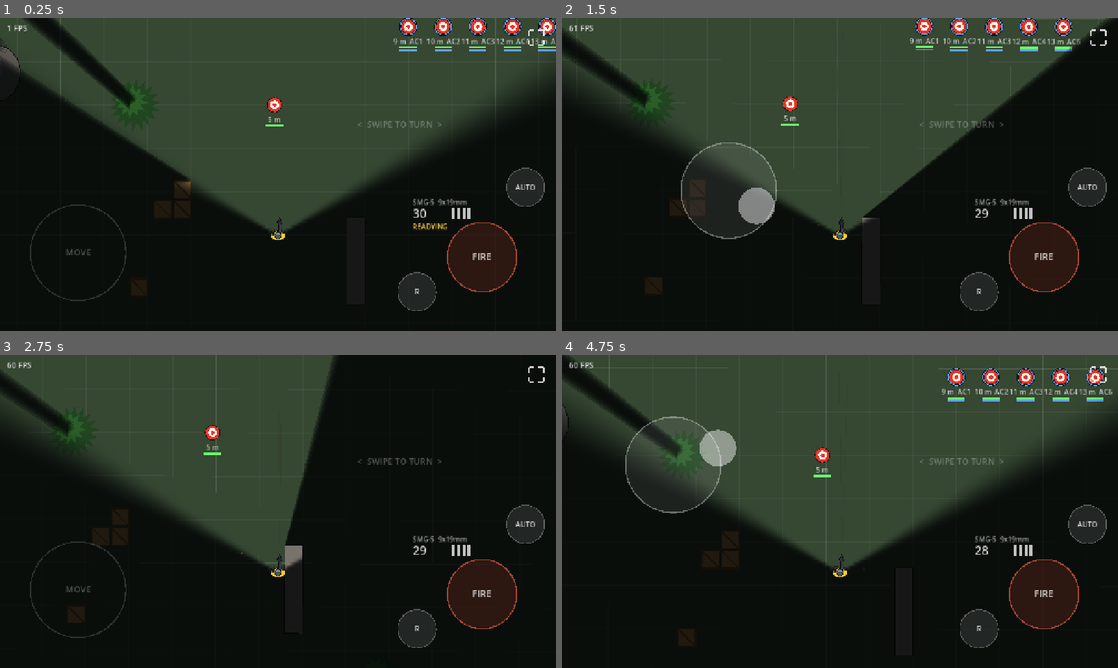
Above: before the commit, frames 1-4 (two rows, left to right).
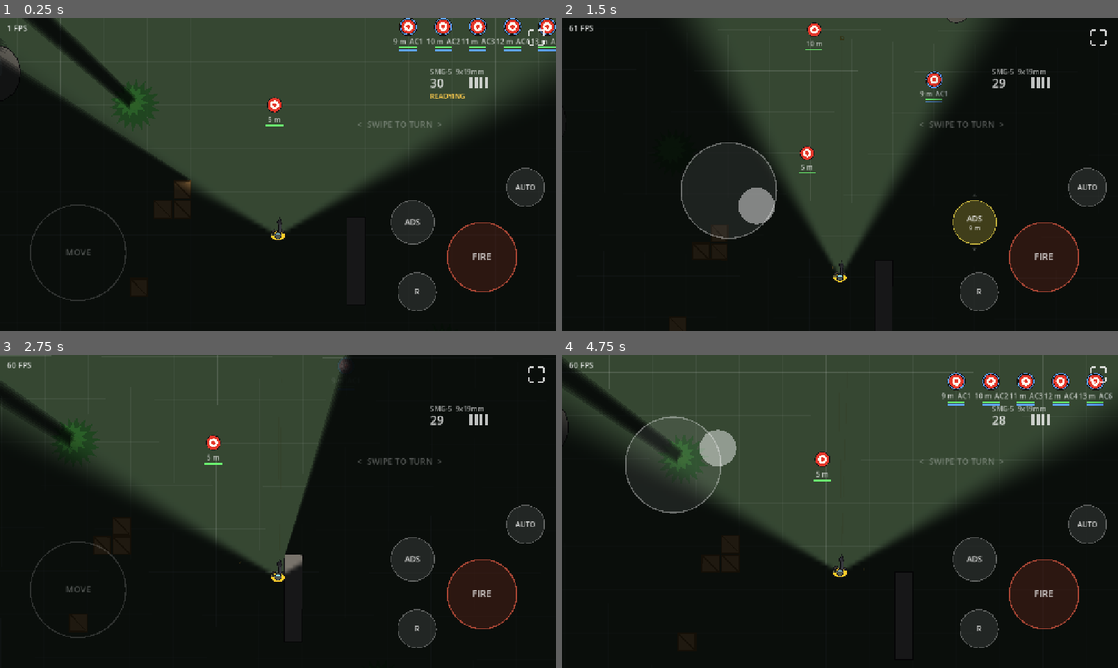
Above: after the commit, the same moments.

Repository: jklrjklr/zhukov
Game: Godot game, scene res://scenes/main.tscn
Same seed, same stepped clock (60 frames per second), same inputs: the game is played once before the commit and once after it.
Inputs (mouse positions are in pixels of both pictures, inside the frame that each line leads up to):
- Up to frame 1 (0.25 s): no input
- Up to frame 2 (1.5 s): tap Enter at 0.5 s; move the mouse to (962, 158) at 0.52 s; hold D 0.53-1.25 s; tap F at 0.6 s; click (962, 158) at 0.67 s; tap Space at 0.77 s; tap Z at 0.8 s; drag from (728, 190) to (812, 237) at 1.27 s
- Up to frame 3 (2.75 s): move the mouse to (333, 442) at 2.02 s; hold D from 2.03 s (still down); tap X at 2.1 s; click (333, 442) at 2.17 s; tap F at 2.3 s
- Up to frame 4 (4.75 s): release D at 2.75 s; drag from (812, 574) to (673, 464) at 2.77 s; move the mouse to (1006, 558) at 3.52 s; hold A 3.53-4.25 s; tap Z at 3.6 s; click (1006, 558) at 3.67 s; tap Space at 3.77 s; tap X at 3.8 s; drag from (673, 464) to (756, 433) at 4.27 s

The runs differ from the first frame. In frame 1, 1.3% of the frame differs, in the area x 70-88%, y 16-73%; in frame 2, 20%, in the area x 0-99%, y 0-85%; in frame 3, 3.9%; in frame 4, 4.4%.

Commit message:
Add aim down sights with landing-point bullets and critical hits
- ADS button: tap toggles, press-swipe vertically sets aim distance (2-20 m);
  while aiming, right-side swipes and FIRE drags also adjust distance
- Aim circle on the ground at the aim distance, radius = current spread there
- Aimed bullets land at a random point in the circle; vertical recoil pushes
  the landing point farther (up to +50%) while the circle stays put;
  anything in the path stops the bullet first, otherwise it hits the ground
- Critical hits: landing point on a target's head (dummy: 8 px sideways,
  0.6 m depth past centre) does 2x damage, shown as CRIT
- ADS narrows sight cone to the weapon's ads_fov (SMG-5: 60 deg), tightens
  spread (x0.6), slows movement (x0.55) and turning, reduces walk sway;
  camera zooms out and shifts so player and aim circle both fit
- Weapon stats: ads_fov, ads_range, ads_spread_mult, ads_move_mult, ads_time()
- Desktop: F toggles ADS, Z/X adjust distance

Co-Authored-By: Claude Opus 5.5 <noreply@anthropic.com>
Claude-Session: https://claude.ai/code/session_01CuvFDQ8S82ziWJ7Azt1Yc4

Diff:
--- a/scripts/player.gd
+++ b/scripts/player.gd
@@ -42,7 +42,8 @@
 	if kb != Vector2.ZERO:
 		input = kb
 	input = input.limit_length(1.0)
-	velocity = input.rotated(rotation) * move_speed * _direction_multiplier(input) * weapon.stats.move_multiplier()
+	var ads_mult := lerpf(1.0, weapon.stats.ads_move_mult, weapon.ads_amount())
+	velocity = input.rotated(rotation) * move_speed * _direction_multiplier(input) * weapon.stats.move_multiplier() * ads_mult
 	move_and_slide()
 	_animate(delta)
 
--- a/scripts/target_dummy.gd
+++ b/scripts/target_dummy.gd
@@ -2,6 +2,12 @@
 ## Practice target: floating damage numbers, distance label, optional armor, heals after a pause.
 ## Armor: hit factor = FirearmStats.armor_factor(ap, armor_class) scales both HP damage and
 ## armor damage. Armor at 0 durability is broken (class 0).
+## Critical: an aimed bullet whose landing point is on the head (within HEAD_RADIUS
+## sideways and not more than CRIT_DEPTH past the centre) does CRIT_MULT damage.
+
+const HEAD_RADIUS := 8.0
+const CRIT_DEPTH := 36.0
+const CRIT_MULT := 2.0
 
 @export var max_hp := 100.0
 @export_range(0, 10) var armor_class := 0
@@ -35,11 +41,20 @@
 	var f := FirearmStats.armor_factor(hit.armor_penetration, ac)
 	if ac > 0:
 		armor = maxf(armor - hit.armor_damage * f, 0.0)
-	var dmg: float = hit.damage * f
+	var crit := _is_crit(hit)
+	var dmg: float = hit.damage * f * (CRIT_MULT if crit else 1.0)
 	hp = maxf(hp - dmg, 0.0)
 	_since_hit = 0.0
-	var text := "BLOCK" if f <= 0.0 else "%d" % roundi(dmg)
-	_numbers.append({"text": text, "t": 0.0, "x": randf_range(-10, 10)})
+	var text := "BLOCK" if f <= 0.0 else ("CRIT %d" if crit else "%d") % roundi(dmg)
+	_numbers.append({"text": text, "t": 0.0, "x": randf_range(-10, 10), "crit": crit})
+
+
+func _is_crit(hit: Dictionary) -> bool:
+	if hit.get("aim_point") == null:
+		return false
+	var rel: Vector2 = hit.aim_point - global_position
+	var dir: Vector2 = hit.dir
+	return absf(rel.cross(dir)) <= HEAD_RADIUS and rel.dot(dir) <= CRIT_DEPTH
 
 
 func _process(delta: float) -> void:
@@ -80,5 +95,6 @@
 	for n in _numbers:
 		var a: float = 1.0 - n.t / 0.9
 		var p := Vector2(n.x - 30, -26 - n.t * 40.0)
-		draw_string(font, p, n.text, HORIZONTAL_ALIGNMENT_CENTER, 60, 20, Color(1, 0.95, 0.5, a))
+		var crit_col := Color(1, 0.35, 0.2, a) if n.crit else Color(1, 0.95, 0.5, a)
+		draw_string(font, p - Vector2(20, 0), n.text, HORIZONTAL_ALIGNMENT_CENTER, 100, 24 if n.crit else 20, crit_col)
 	draw_set_transform(Vector2.ZERO)
--- a/scripts/touch_controls.gd
+++ b/scripts/touch_controls.gd
@@ -3,8 +3,11 @@
 ## - Left half: floating joystick (appears where the finger lands) -> move.
 ## - Right half: horizontal swipe -> turn (camera rotates with the player).
 ## - FIRE button (hold; dragging it also turns), RELOAD and fire MODE buttons.
+## - ADS button: tap toggles aim down sights; press and swipe up/down sets aim distance.
+##   While aiming, any right-side swipe (and dragging FIRE) also moves aim distance
+##   with its vertical motion.
 ## Top-right corner toggles fullscreen.
-## On desktop, mouse is emulated as touch index 0 (plus WASD / Q,E, Space, R, B).
+## On desktop, mouse is emulated as touch index 0 (plus WASD / Q,E, Space, R, B, F, Z/X).
 
 @export var player_path: NodePath
 @export var joystick_radius := 110.0
@@ -15,6 +18,14 @@
 const FULLSCREEN_SIZE := Vector2(90, 90)
 const FIRE_RADIUS := 80.0
 const SMALL_RADIUS := 44.0
+const ADS_RADIUS := 50.0
+## Meters of aim distance per full-screen-height vertical swipe.
+const AIM_M_PER_SCREEN := 16.0
+## Turn sensitivity while fully aimed.
+const ADS_TURN_MULT := 0.5
+## A press on ADS shorter/smaller than this is a tap (toggle).
+const TAP_MS := 300
+const TAP_PX := 14.0
 
 var _player: Node
 var _weapon: Firearm
@@ -27,6 +38,11 @@
 var _look_last := Vector2.ZERO
 var _fire_index := -1
 var _fire_last := Vector2.ZERO
+var _ads_index := -1
+var _ads_last := Vector2.ZERO
+var _ads_start := Vector2.ZERO
+var _ads_press_ms := 0
+var _ads_was_on := false
 
 
 func _ready() -> void:
@@ -61,6 +77,13 @@
 			_fire_index = e.index
 			_fire_last = e.position
 			_weapon.trigger = true
+		elif e.position.distance_to(_ads_center()) < ADS_RADIUS and _ads_index == -1:
+			_ads_index = e.index
+			_ads_last = e.position
+			_ads_start = e.position
+			_ads_press_ms = Time.get_ticks_msec()
+			_ads_was_on = _weapon.ads
+			_weapon.ads = true
 		elif e.position.distance_to(_reload_center()) < SMALL_RADIUS:
 			_weapon.reload()
 		elif e.position.distance_to(_mode_center()) < SMALL_RADIUS:
@@ -80,6 +103,11 @@
 			_look_index = -1
 		elif e.index == _fire_index:
 			_release_fire()
+		elif e.index == _ads_index:
+			_ads_index = -1
+			var tap := Time.get_ticks_msec() - _ads_press_ms < TAP_MS and e.position.distance_to(_ads_start) < TAP_PX
+			if tap and _ads_was_on:
+				_weapon.ads = false
 
 
 func _on_drag(e: InputEventScreenDrag) -> void:
@@ -90,15 +118,23 @@
 		var strength := inverse_lerp(dead_zone, 1.0, v.length())
 		_player.move_input = v.normalized() * clampf(strength, 0.0, 1.0)
 	elif e.index == _look_index:
-		_turn(e.position.x - _look_last.x)
+		_aim_drag(e.position - _look_last, _weapon.ads)
 		_look_last = e.position
 	elif e.index == _fire_index:
-		_turn(e.position.x - _fire_last.x)
+		_aim_drag(e.position - _fire_last, _weapon.ads)
 		_fire_last = e.position
-
-
-func _turn(dx: float) -> void:
-	_player.turn(dx / get_viewport_rect().size.x * turn_per_screen_width * _weapon.stats.turn_multiplier())
+	elif e.index == _ads_index:
+		_aim_drag(e.position - _ads_last, true)
+		_ads_last = e.position
+
+
+## Horizontal turns; vertical moves the aim circle (up = farther) when adjusting.
+func _aim_drag(d: Vector2, adjust_distance: bool) -> void:
+	var vp := get_viewport_rect().size
+	var sens := lerpf(1.0, ADS_TURN_MULT, _weapon.ads_amount())
+	_player.turn(d.x / vp.x * turn_per_screen_width * _weapon.stats.turn_multiplier() * sens)
+	if adjust_distance:
+		_weapon.adjust_aim(-d.y / vp.y * AIM_M_PER_SCREEN)
 
 
 func _release_joystick() -> void:
@@ -121,6 +157,11 @@
 func _reload_center() -> Vector2:
 	var vp := get_viewport_rect().size
 	return Vector2(vp.x - 320, vp.y - 90)
+
+
+func _ads_center() -> Vector2:
+	var vp := get_viewport_rect().size
+	return Vector2(vp.x - 330, vp.y - 250)
 
 
 func _mode_center() -> Vector2:
@@ -181,7 +222,18 @@
 	draw_arc(mc, SMALL_RADIUS, 0, TAU, 32, faint, 2.0)
 	draw_string(font, mc + Vector2(-40, 6), _weapon.fire_mode_name(), HORIZONTAL_ALIGNMENT_CENTER, 80, 16, white)
 
-	_draw_ammo(font, Vector2(vp.x - 330, vp.y - 290))
+	# ADS button: shows aim distance while aiming
+	var ac := _ads_center()
+	var on := _weapon.ads
+	draw_circle(ac, ADS_RADIUS, Color(1, 0.9, 0.3, 0.22) if on else Color(1, 1, 1, 0.1))
+	draw_arc(ac, ADS_RADIUS, 0, TAU, 40, Color(1, 0.9, 0.3, 0.7) if on else faint, 2.0)
+	draw_string(font, ac + Vector2(-40, -2 if on else 6), "ADS", HORIZONTAL_ALIGNMENT_CENTER, 80, 18, white)
+	if on:
+		draw_string(font, ac + Vector2(-40, 18), "%d m" % roundi(_weapon.aim_distance), HORIZONTAL_ALIGNMENT_CENTER, 80, 14, white)
+		draw_string(font, ac + Vector2(-40, -ADS_RADIUS - 6), "^", HORIZONTAL_ALIGNMENT_CENTER, 80, 14, faint)
+		draw_string(font, ac + Vector2(-40, ADS_RADIUS + 16), "v", HORIZONTAL_ALIGNMENT_CENTER, 80, 14, faint)
+
+	_draw_ammo(font, Vector2(vp.x - 290, 130))
 
 	# Fullscreen button (corner brackets)
 	var r := _fullscreen_rect().grow(-28)
--- a/scripts/vision.gd
+++ b/scripts/vision.gd
@@ -4,8 +4,9 @@
 ## LightOccluder2Ds. Everything outside it stays dark (CanvasModulate in main scene).
 ## Nodes in group "concealable" (enemies, dummies) fade out when not in sight; close
 ## ones stay faintly visible ("you sense them"). Child of Player, rotates with it.
+## Aiming down sights narrows the cone to the weapon's ads_fov.
 
-const TEX_SIZE := 384
+const TEX_SIZE := 320
 const PX := Firearm.PX_PER_M
 ## Light mask bit used only for the player's own body light.
 const SELF_MASK := 2
@@ -20,13 +21,20 @@
 @export var sense_full := 3.0
 @export_range(0.0, 1.0) var sense_alpha := 0.55
 
+var _weapon: Firearm
+var _hip_tex: ImageTexture
+var _ads_tex: ImageTexture
+
 
 func _ready() -> void:
 	shadow_enabled = true
 	shadow_filter = Light2D.SHADOW_FILTER_PCF5
 	shadow_filter_smooth = 1.5
 	energy = 0.85
-	texture = _build_texture()
+	_weapon = get_parent().get_node("Firearm")
+	_hip_tex = _build_texture(fov_degrees)
+	_ads_tex = _build_texture(_weapon.stats.ads_fov)
+	texture = _hip_tex
 	texture_scale = view_distance * PX / (TEX_SIZE / 2.0)
 	range_item_cull_mask = 1
 	_setup_self_light()
@@ -46,8 +54,10 @@
 func _physics_process(delta: float) -> void:
 	var player := get_parent() as CollisionObject2D
 	var space := get_world_2d().direct_space_state
+	var ads := _weapon.ads_amount()
+	texture = _ads_tex if ads >= 0.5 else _hip_tex
 	var forward := Vector2.UP.rotated(global_rotation)
-	var half_fov := deg_to_rad(fov_degrees / 2.0)
+	var half_fov := deg_to_rad(lerpf(fov_degrees, _weapon.stats.ads_fov, ads) / 2.0)
 	for n in get_tree().get_nodes_in_group("concealable"):
 		var item := n as CanvasItem
 		var to: Vector2 = item.global_position - global_position
@@ -89,8 +99,8 @@
 	add_child(self_light)
 
 
-func _build_texture() -> ImageTexture:
-	var half_fov := deg_to_rad(fov_degrees / 2.0)
+func _build_texture(fov: float) -> ImageTexture:
+	var half_fov := deg_to_rad(fov / 2.0)
 	var edge := deg_to_rad(6.0)
 	var c := TEX_SIZE / 2.0
 	var data := PackedByteArray()
--- a/scripts/weapons/firearm.gd
+++ b/scripts/weapons/firearm.gd
@@ -8,6 +8,12 @@
 const CAM_PUSH := 70.0
 ## Extra zoom at full vertical recoil stack.
 const CAM_ZOOM := 0.08
+## ADS: nearest aim distance (m).
+const ADS_MIN := 2.0
+## ADS: at full vertical recoil stack, bullets land this fraction farther than the
+## aim circle (the circle itself does not move).
+const ADS_RECOIL_DEPTH := 0.5
+
 ## Top-down size of a loose magazine.
 const MAG_SIZE_PX := Vector2(4.5, 10)
 ## Max px the weapon is pulled back when the muzzle is inside a wall.
@@ -55,6 +61,10 @@
 var dry_flash := 0.0
 ## -1..1 walk swing, set by Player. Rotates the weapon (and its shots) around the grip.
 var sway := 0.0
+## Aim down sights wanted (toggled by controls). Blends in over stats.ads_time().
+var ads := false
+## m from the muzzle to the centre of the aim circle.
+var aim_distance := 10.0
 
 var _state_left := 0.0
 var _state_total := 1.0
@@ -65,6 +75,9 @@
 var _roll_back := 0.0
 var _kick := 0.0
 var _tilt := 0.0
+var _ads := 0.0
+var _cam_zoom := 1.0
+var _cam_offset := Vector2.ZERO
 var _reload_empty := false
 var _mag_dropped := false
 var _flash := 0.0
@@ -80,6 +93,7 @@
 	_camera = _player.get_node_or_null("Camera2D")
 	if _camera:
 		_cam_base = _camera.position
+		_cam_offset = _cam_base
 	_projectiles = get_tree().get_first_node_in_group("projectiles")
 	if stats.closed_bolt:
 		mag = stats.mag_size - 1
@@ -129,7 +143,26 @@
 
 func current_spread_deg() -> float:
 	var move := clampf(_player.get_real_velocity().length() / _player.move_speed, 0.0, 1.0)
-	return stats.bullet_spread + stats.moving_spread * move + stats.recoil_spread * recoil_stack
+	var spread := stats.bullet_spread + stats.moving_spread * move + stats.recoil_spread * recoil_stack
+	return spread * lerpf(1.0, stats.ads_spread_mult, _ads)
+
+
+## 0 = hip, 1 = fully aimed.
+func ads_amount() -> float:
+	return _ads
+
+
+func toggle_ads() -> void:
+	ads = not ads
+
+
+func adjust_aim(meters: float) -> void:
+	aim_distance = clampf(aim_distance + meters, ADS_MIN, stats.ads_range)
+
+
+## Aim circle radius in px at the current aim distance.
+func aim_radius_px() -> float:
+	return aim_distance * PX_PER_M * tan(deg_to_rad(current_spread_deg() / 2.0))
 
 
 func muzzle_local() -> Vector2:
@@ -221,6 +254,12 @@
 				reload()
 			KEY_B:
 				cycle_fire_mode()
+			KEY_F:
+				toggle_ads()
+			KEY_Z:
+				adjust_aim(-1.0)
+			KEY_X:
+				adjust_aim(1.0)
 
 
 func _physics_process(delta: float) -> void:
@@ -228,9 +267,11 @@
 	dry_flash = maxf(dry_flash - delta, 0.0)
 	_flash = maxf(_flash - delta, 0.0)
 	_kick = move_toward(_kick, 0.0, delta * 40.0)
+	var aim_target := 1.0 if ads and state == State.READY else 0.0
+	_ads = move_toward(_ads, aim_target, delta / stats.ads_time())
 	var reloading := state == State.RELOADING or state == State.CLEARING
 	_tilt = move_toward(_tilt, -0.45 if reloading else 0.0, delta * 4.0)
-	rotation = deg_to_rad(stats.move_sway_deg()) * sway
+	rotation = deg_to_rad(stats.move_sway_deg()) * sway * lerpf(1.0, 0.4, _ads)
 	_update_state(delta)
 	_drop_empty_mag()
 	_update_block()
@@ -273,10 +314,21 @@
 
 	var spread := current_spread_deg()
 	var muzzle := to_global(muzzle_local())
+	var speed := stats.muzzle_velocity * PX_PER_M
 	for i in stats.bullet_count:
-		var off := clampf(randfn(0.0, spread / 4.0), -spread / 2.0, spread / 2.0)
-		var dir := Vector2.UP.rotated(global_rotation + deg_to_rad(off))
-		_projectiles.spawn_bullet(muzzle, dir * stats.muzzle_velocity * PX_PER_M, stats, _player)
+		if _ads >= 0.5:
+			# Aimed: each bullet lands somewhere inside the aim circle; vertical recoil
+			# pushes the landing point farther while the circle stays put.
+			var forward := Vector2.UP.rotated(global_rotation)
+			var center := to_global(muzzle_local() + Vector2(0, -aim_distance * PX_PER_M))
+			var scatter := Vector2.from_angle(randf() * TAU) * aim_radius_px() * sqrt(randf())
+			var depth := recoil_stack * ADS_RECOIL_DEPTH * aim_distance * PX_PER_M
+			var land := center + scatter + forward * depth
+			_projectiles.spawn_bullet(muzzle, (land - muzzle).normalized() * speed, stats, _player, land)
+		else:
+			var off := clampf(randfn(0.0, spread / 4.0), -spread / 2.0, spread / 2.0)
+			var dir := Vector2.UP.rotated(global_rotation + deg_to_rad(off))
+			_projectiles.spawn_bullet(muzzle, dir * speed, stats, _player)
 	_projectiles.spawn_casing(to_global(Vector2(3, -12)), global_rotation)
 
 	# Vertical: eased stacking, each shot adds less the closer the stack is to 1.
@@ -304,8 +356,17 @@
 	_shake = _shake.lerp(Vector2.ZERO, minf(1.0, delta * 25.0))
 	if _camera:
 		var eased := recoil_stack * recoil_stack * (3.0 - 2.0 * recoil_stack)
-		_camera.position = _cam_base + Vector2(0, eased * CAM_PUSH) + _shake
-		_camera.zoom = Vector2.ONE * (1.0 + eased * CAM_ZOOM)
+		# ADS: zoom out / shift forward so both the player and the aim circle fit.
+		var aim_px := aim_distance * PX_PER_M
+		var ads_zoom := clampf(720.0 / (aim_px + 220.0), 0.5, 1.0)
+		var half := 360.0 / ads_zoom
+		var ads_cam := Vector2(0, -clampf(aim_px - (half - 90.0), -_cam_base.y, half - 90.0))
+		var a := smoothstep(0.0, 1.0, _ads)
+		var k := minf(1.0, delta * 8.0)
+		_cam_zoom = lerpf(_cam_zoom, lerpf(1.0, ads_zoom, a), k)
+		_cam_offset = _cam_offset.lerp(_cam_base.lerp(ads_cam, a), k)
+		_camera.position = _cam_offset + Vector2(0, eased * CAM_PUSH) + _shake
+		_camera.zoom = Vector2.ONE * _cam_zoom * (1.0 + eased * CAM_ZOOM)
 
 
 func _update_state(delta: float) -> void:
@@ -381,13 +442,22 @@
 
 
 func _draw() -> void:
-	# Spread cone from the muzzle
+	# Hip: spread cone from the muzzle. ADS: aim circle where bullets will land.
 	if state == State.READY and blocked <= 0.0:
-		var half := deg_to_rad(current_spread_deg() / 2.0)
 		var m := muzzle_local()
-		for s in [-1.0, 1.0]:
-			var d := Vector2.UP.rotated(half * s)
-			draw_line(m + d * 20.0, m + d * 420.0, Color(1, 0.9, 0.3, 0.18), 1.5)
+		var hip := 1.0 - _ads
+		if hip > 0.0:
+			var half := deg_to_rad(current_spread_deg() / 2.0)
+			for s in [-1.0, 1.0]:
+				var d := Vector2.UP.rotated(half * s)
+				draw_line(m + d * 20.0, m + d * 420.0, Color(1, 0.9, 0.3, 0.18 * hip), 1.5)
+		if _ads > 0.0:
+			var c := m + Vector2(0, -aim_distance * PX_PER_M)
+			var col := Color(1, 0.9, 0.3, 0.85 * _ads)
+			var w := 2.0 / _cam_zoom
+			draw_line(m + Vector2(0, -20), c + Vector2(0, aim_radius_px() + 4.0), Color(1, 0.9, 0.3, 0.12 * _ads), w)
+			draw_arc(c, maxf(aim_radius_px(), 2.0), 0.0, TAU, 40, col, w)
+			draw_circle(c, 1.5 / _cam_zoom, col)
 
 	draw_set_transform_matrix(_hold_transform())
 	WeaponArt.draw(self, stats.model, _bolt_pull() * BOLT_TRAVEL)
--- a/scripts/weapons/firearm_stats.gd
+++ b/scripts/weapons/firearm_stats.gd
@@ -76,6 +76,14 @@
 ## m, for enemy hearing later.
 @export var noise_radius := 60.0
 
+@export_group("Aim down sights")
+## Sight cone while aiming (degrees).
+@export var ads_fov := 60.0
+## m, farthest aim circle distance.
+@export var ads_range := 20.0
+@export var ads_spread_mult := 0.6
+@export var ads_move_mult := 0.55
+
 @export_group("Art")
 ## px, weapon-local (grip at origin, muzzle toward -Y).
 @export var grip_hand := Vector2.ZERO
@@ -111,6 +119,11 @@
 	return lerpf(6.0, 2.0, ergo())
 
 
+## s to bring the sights up.
+func ads_time() -> float:
+	return lerpf(0.5, 0.2, ergo())
+
+
 func turn_multiplier() -> float:
 	return lerpf(0.65, 1.0, ergo())
 
--- a/scripts/weapons/projectiles.gd
+++ b/scripts/weapons/projectiles.gd
@@ -2,7 +2,9 @@
 ## Simulates and draws all bullets, ejected casings and impact puffs in one node
 ## (cheap on web). Bullets are ray-stepped each physics tick, so fast rounds never tunnel.
 ## Targets implement take_hit(hit: Dictionary): damage (after falloff), base_damage,
-## armor_penetration, armor_damage, destruction_level, dir, meters.
+## armor_penetration, armor_damage, destruction_level, dir, meters, aim_point.
+## Aimed (ADS) bullets have a landing point: they stop there (hit the ground) unless
+## something is in the way first. aim_point lets targets decide on critical hits.
 
 const PX := Firearm.PX_PER_M
 const TRACER_LEN := 140.0
@@ -16,10 +18,11 @@
 	add_to_group("projectiles")
 
 
-func spawn_bullet(pos: Vector2, vel: Vector2, stats: FirearmStats, shooter: CollisionObject2D) -> void:
+func spawn_bullet(pos: Vector2, vel: Vector2, stats: FirearmStats, shooter: CollisionObject2D, land: Variant = null) -> void:
 	_bullets.append({
 		"pos": pos, "tail": pos, "vel": vel, "dist": 0.0, "stats": stats,
 		"exclude": [shooter.get_rid()], "dead": false,
+		"land": land, "land_dist": pos.distance_to(land) if land != null else INF,
 	})
 
 
@@ -50,7 +53,7 @@
 		var st: FirearmStats = b.stats
 		var pos: Vector2 = b.pos
 		var step: Vector2 = b.vel * delta
-		var remain: float = st.range_max * PX - b.dist
+		var remain: float = minf(st.range_max * PX, b.land_dist) - b.dist
 		if step.length() >= remain:
 			step = step.limit_length(remain)
 			b.dead = true
@@ -61,6 +64,8 @@
 		if hit.is_empty():
 			b.pos = pos + step
 			b.dist += step.length()
+			if b.dead and b.land != null:
+				_puffs.append({"pos": b.pos, "t": 0.0, "ground": true})
 			continue
 		var hit_pos: Vector2 = hit.position
 		var meters: float = (b.dist + pos.distance_to(hit_pos)) / PX
@@ -70,7 +75,7 @@
 				"damage": st.damage_at(meters), "base_damage": st.damage,
 				"armor_penetration": st.armor_penetration, "armor_damage": st.armor_damage,
 				"destruction_level": st.destruction_level,
-				"dir": (b.vel as Vector2).normalized(), "meters": meters,
+				"dir": (b.vel as Vector2).normalized(), "meters": meters, "aim_point": b.land,
 			})
 		_puffs.append({"pos": hit_pos, "t": 0.0})
 		b.pos = hit_pos
@@ -110,4 +115,7 @@
 		draw_line(head.lerp(tail, 0.4), head, Color(1, 0.95, 0.7, 0.9), 1.5)
 	for p in _puffs:
 		var k: float = p.t / 0.25
-		draw_circle(p.pos, 3.0 + k * 9.0, Color(0.9, 0.85, 0.7, 0.6 * (1.0 - k)))
+		if p.get("ground", false):
+			draw_circle(p.pos, 2.0 + k * 6.0, Color(0.55, 0.45, 0.3, 0.7 * (1.0 - k)))
+		else:
+			draw_circle(p.pos, 3.0 + k * 9.0, Color(0.9, 0.85, 0.7, 0.6 * (1.0 - k)))
--- a/weapons/smg5.tres
+++ b/weapons/smg5.tres
@@ -38,6 +38,10 @@
 weight = 2.9
 weapon_length = 0.69
 noise_radius = 70.0
+ads_fov = 60.0
+ads_range = 20.0
+ads_spread_mult = 0.6
+ads_move_mult = 0.55
 grip_hand = Vector2(0, 0)
 support_hand = Vector2(0, -18)
 stock_length = 10.5
